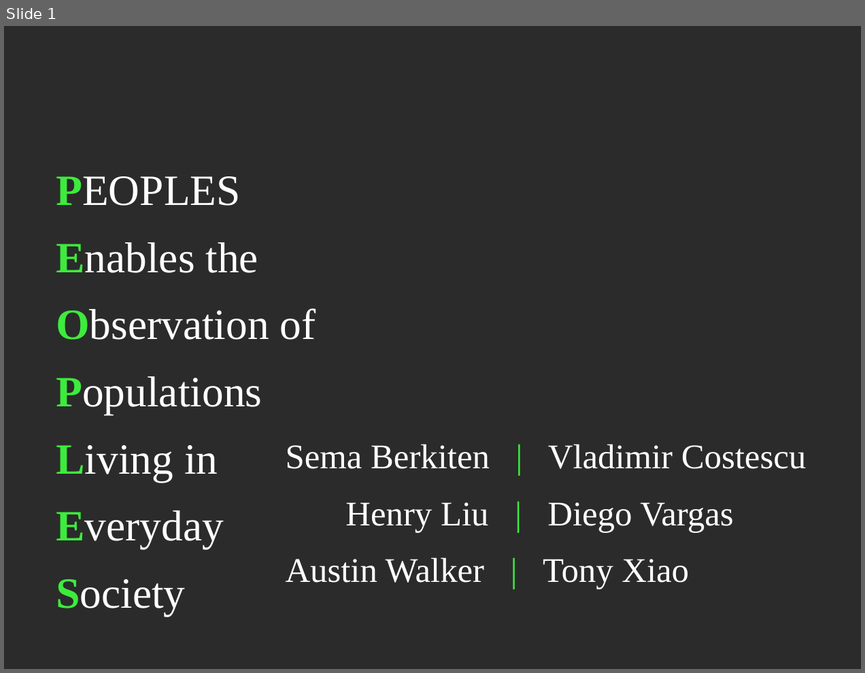
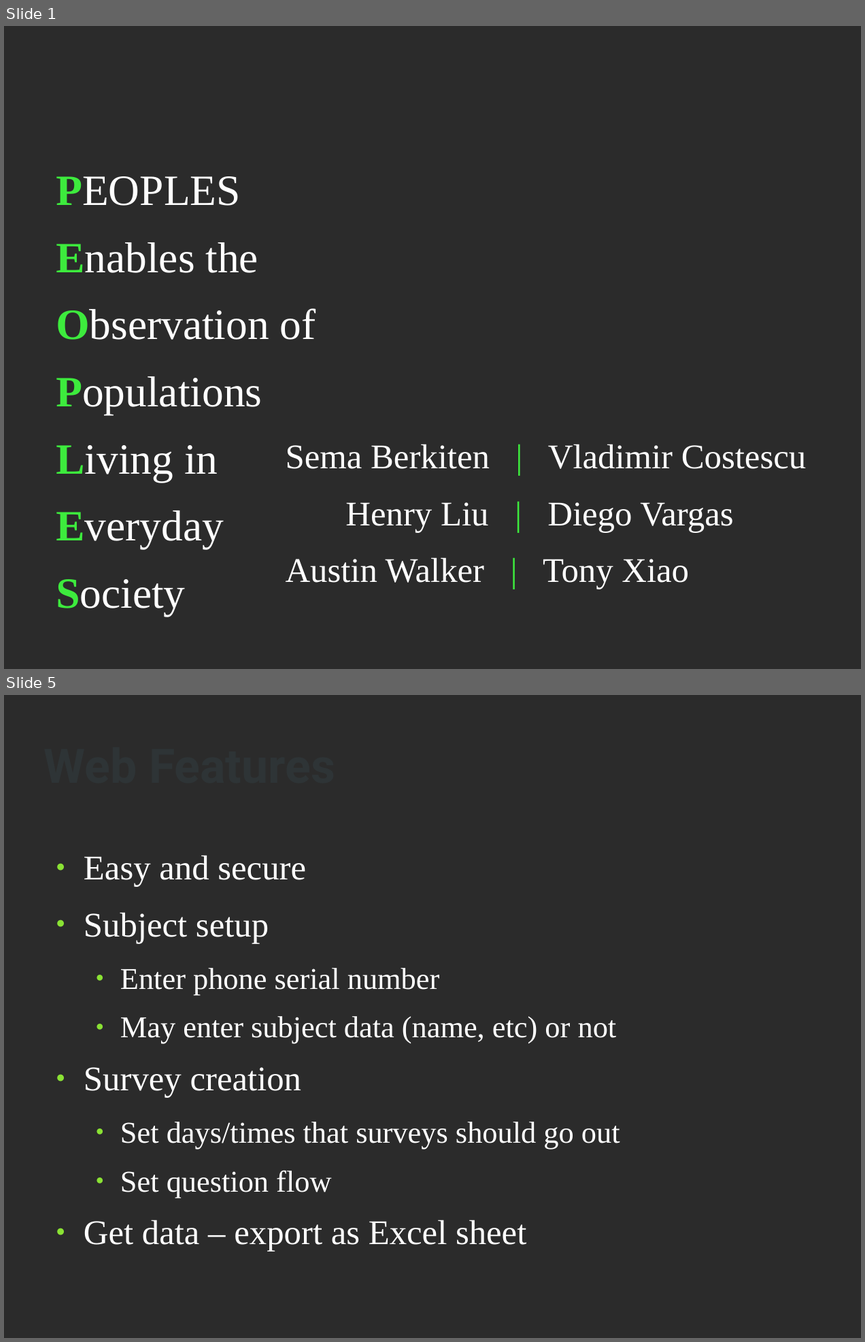
Before and after one commit to aewalker/Survey-Droid, a slide deck: doc/presentation-slides.odp. Shown one above the other, each under a label of ours: slide 1 before the commit, slides 1 and 5 after it; the slides between them are not shown. The pictures are 865x673 and 865x1342 pixels, drawn with LibreOffice and Linux fonts; fonts in the diff are those of the drawing; background and template pictures are left out; a plain dark background stands for a picture behind light text. Boxes give left, top, right and bottom in pixels: in the first picture for what was removed or moved away, otherwise in the second. Text is boxed around its words. In the diff, an @@ line names an element or a change of style, - is before the commit and + after.

```diff
--- a/doc/presentation-slides.odp
+++ b/doc/presentation-slides.odp
@@ slide 5 added at [4, 695, 861, 1338], background picture (left out) @@
@@ title added at [43, 710, 815, 817], 44 pt, text #2E3436, bold @@
+Web Features
@@ text added at [84, 855, 620, 1251], 28 pt, text #FFFFFF @@
+● Easy and secure
+● Subject setup
+  ● Enter phone serial number
+  ● May enter subject data (name, etc) or not
+● Survey creation
+  ● Set days/times that surveys should go out
+  ● Set question flow
+● Get data – export as Excel sheet
```
Also in this commit, not shown: 12 other slides added, 1 slide removed, 1 other file.
